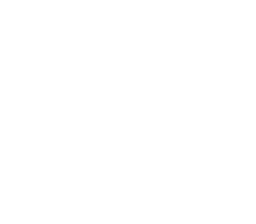
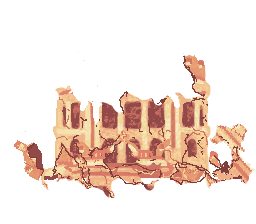
Layered file, before and after one edit (256x224). Changes by layer:
added group "teatro" with 3 layers above "clouds" over [14, 52, 255, 198]
added layer "teatro quebrado" in group "teatro" over [14, 52, 255, 198]
hid "Plano de Fundo" over [14, 52, 255, 198]
